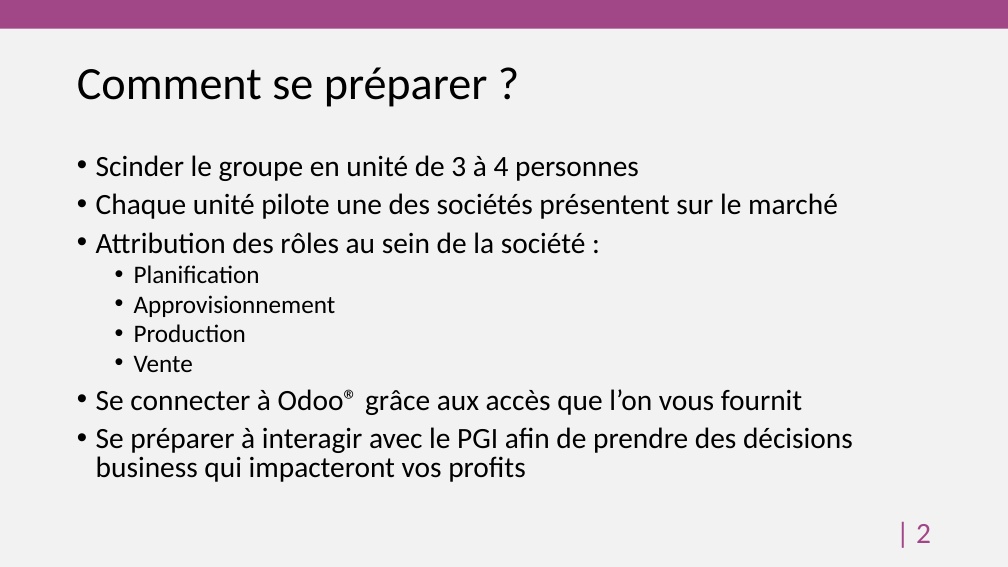
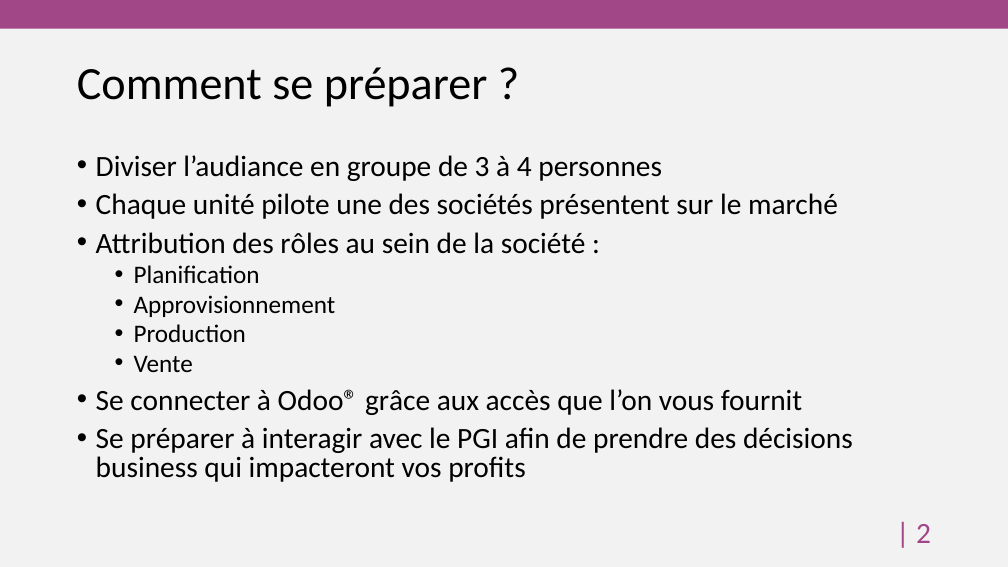
Before and after one commit to HEG-Arc/odoosim, a slide deck: slide 3 of BreweryAndCo.pptx. Drawn at 1008x567 pixels with LibreOffice and Linux fonts; fonts in the diff are those of the drawing; background and template pictures are left out. Boxes give left, top, right and bottom in pixels: in the first picture for what was removed or moved away, otherwise in the second. Text is boxed around its words. In the diff, an @@ line names an element or a change of style, - is before the commit and + after.

```diff
--- a/BreweryAndCo.pptx
+++ b/BreweryAndCo.pptx
@@ text at bbox=[96, 155, 662, 181]: text changed @@
-• Scinder le groupe en unité de 3 à 4 personnes
+• Diviser l’audiance en groupe de 3 à 4 personnes
```
Also in this commit, not shown: 10 other slides changed, 4 other files.
